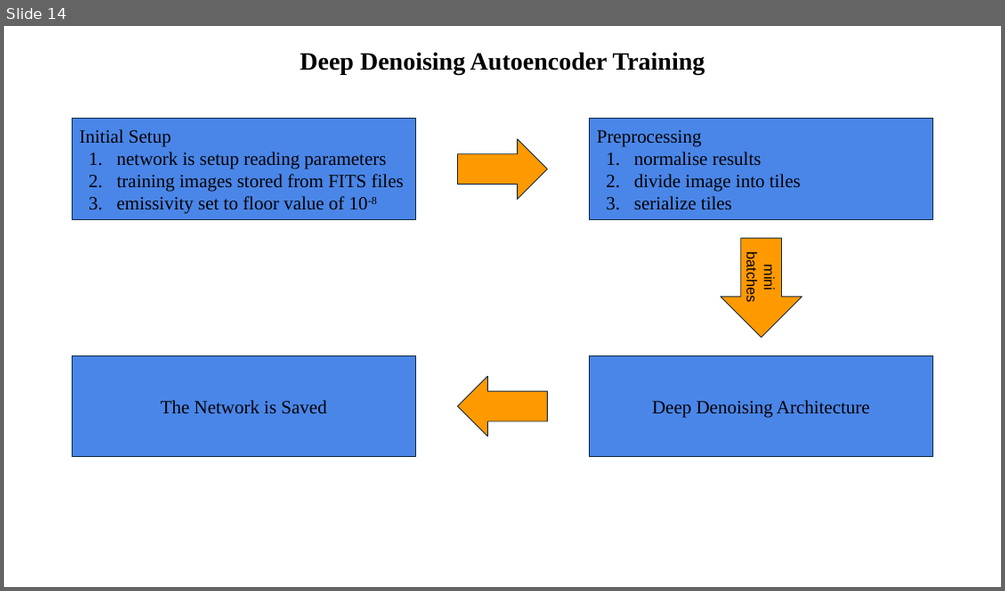
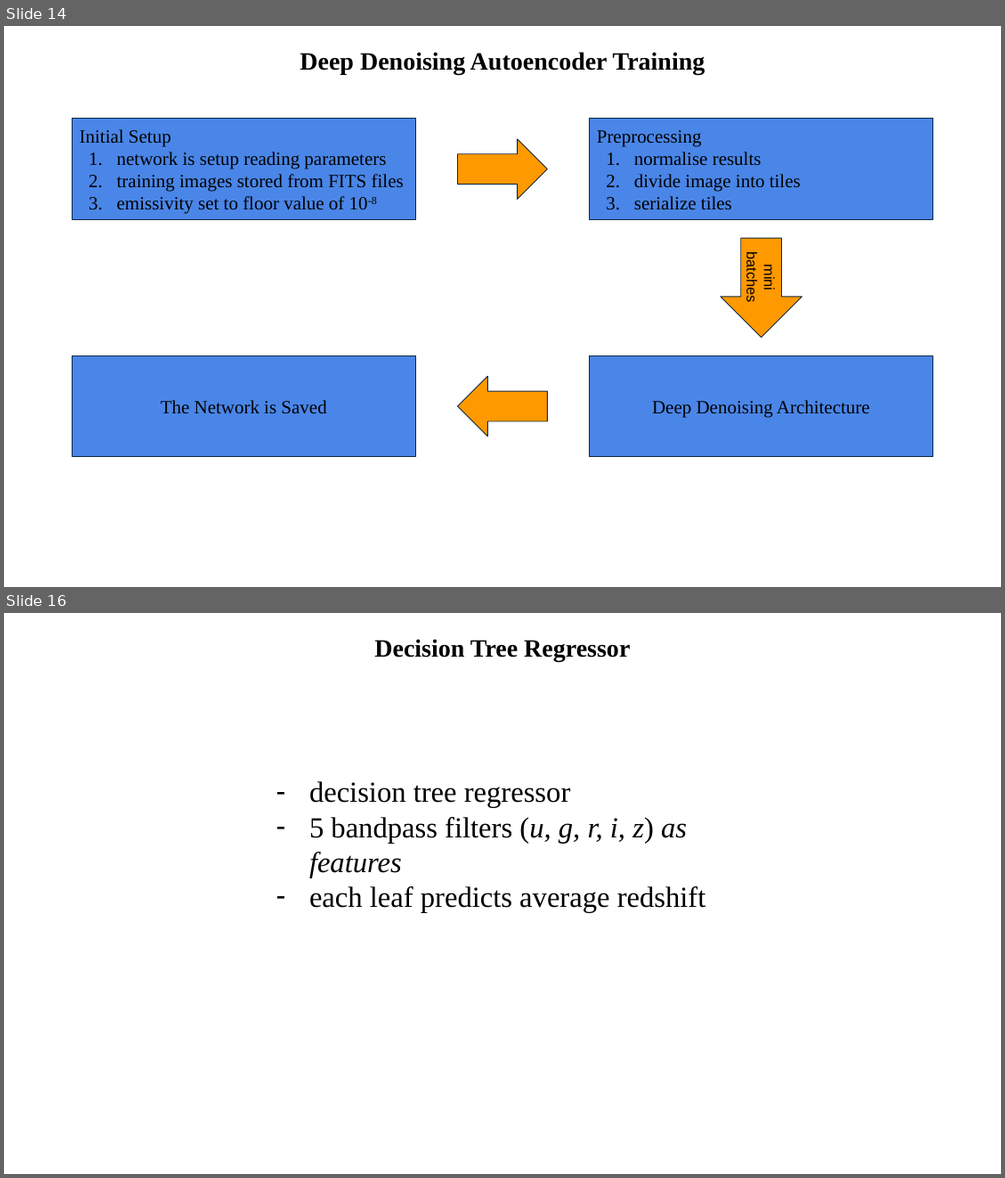
Before and after one commit to Tazering/Research, a slide deck: fox_multimessenger-astronomy/documentation/Model Architectures.pptx. Shown one above the other, each under a label of ours: slide 14 before the commit, slides 14 and 16 after it; the slides between them are not shown. The pictures are 1005x591 and 1005x1178 pixels, drawn with LibreOffice and Linux fonts; fonts in the diff are those of the drawing. Boxes give left, top, right and bottom in pixels: in the first picture for what was removed or moved away, otherwise in the second. Text is boxed around its words. In the diff, an @@ line names an element or a change of style, - is before the commit and + after.

```diff
--- a/fox_multimessenger-astronomy/documentation/Model Architectures.pptx
+++ b/fox_multimessenger-astronomy/documentation/Model Architectures.pptx
@@ slide 16 added at (x1=4, y1=613, x2=1001, y2=1174), background #FFFFFF @@
@@ title added at (x1=374, y1=639, x2=630, y2=661), 24 pt, text #000000, bold @@
+Decision Tree Regressor
@@ text added at (x1=309, y1=781, x2=706, y2=912), 28 pt, text #000000 @@
+– decision tree regressor
+– 5 bandpass filters (u, g, r, i, z) as features
+– each leaf predicts average redshift
```
Also in this commit, not shown: 4 other slides added, 3 other files.
